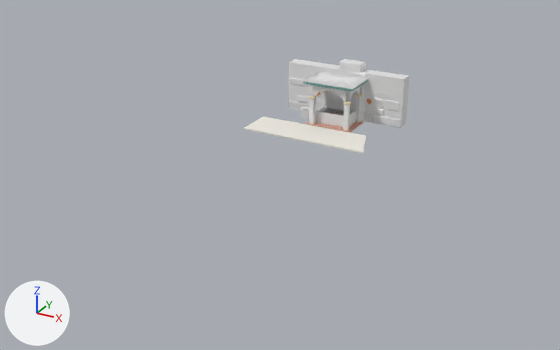
The FBX model models/AR_RodeSchoentjes/exports/RD_loggia.fbx as it was, and as the next commit left it.
Rendered twice from a 50 mm lens placed at (28.7, -59.9, 23.4), pointed at (1.6, -10.6, -1.3). Every picture has the same lights, and +X, +Y and +Z are marked at lower left. The picture after the commit comes second. Vertices at exactly the same position are counted once.

Objects in the first picture: 'COLL_9', 'static__MAT_grind_0', 'static__TEX_pannen_0', 'static__TEX_rots_1', 'static__TEX_rots_6' and 19 more.
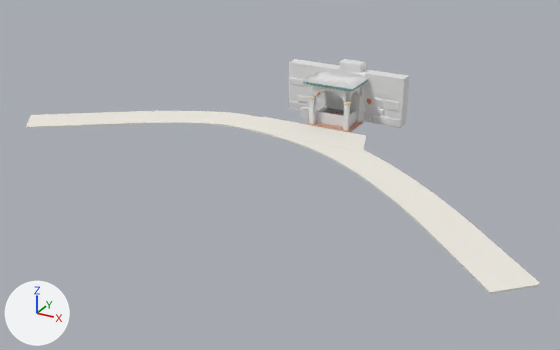
Changed parts and their boxes (x1, y1, x2, y2) in the pictures (560 x 350 px):
'static__MAT_grind_0', reshaped (320% wider, 384% taller)
    before: (244, 117, 366, 154)
    after: (26, 111, 541, 294)
part 1 of me_static__mat_grind_0, added
    after: (26, 111, 541, 294)

The change in detail:
me_static__mat_grind_0 is used by ob_static__mat_grind_0; location (0.0, 0.0, 0.0).
me_static__mat_grind_0 had 8 vertices, 12 faces and spanned x -4.5..6.8, y -6.2..-2.6, z -0.02..0.1.
me_static__mat_grind_0 now has 264 vertices, 520 faces and spans x -23.16..23.45, y -21.92..-2.6, z -0.04..0.1.
me_static__mat_grind_0 part 1: a new loose piece of 256 vertices spanning x -23.16..23.45, y -21.92..-2.78, z -0.04..0.08, in mat_mat_grind (white #efebe2).
